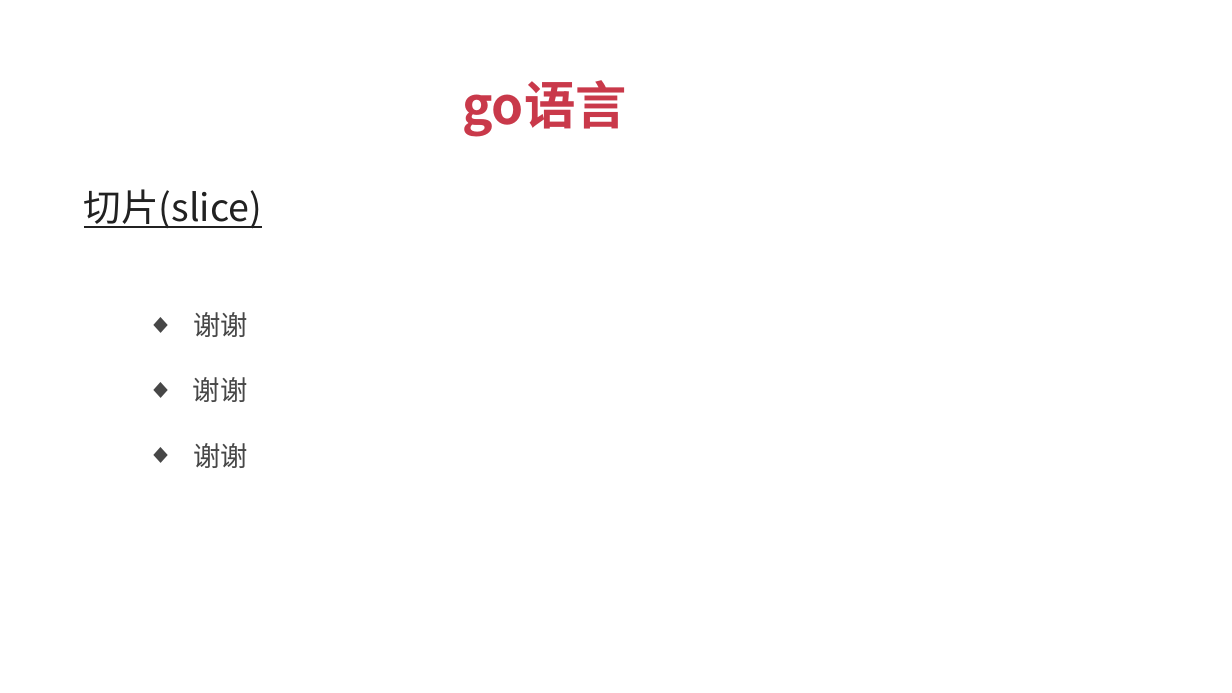
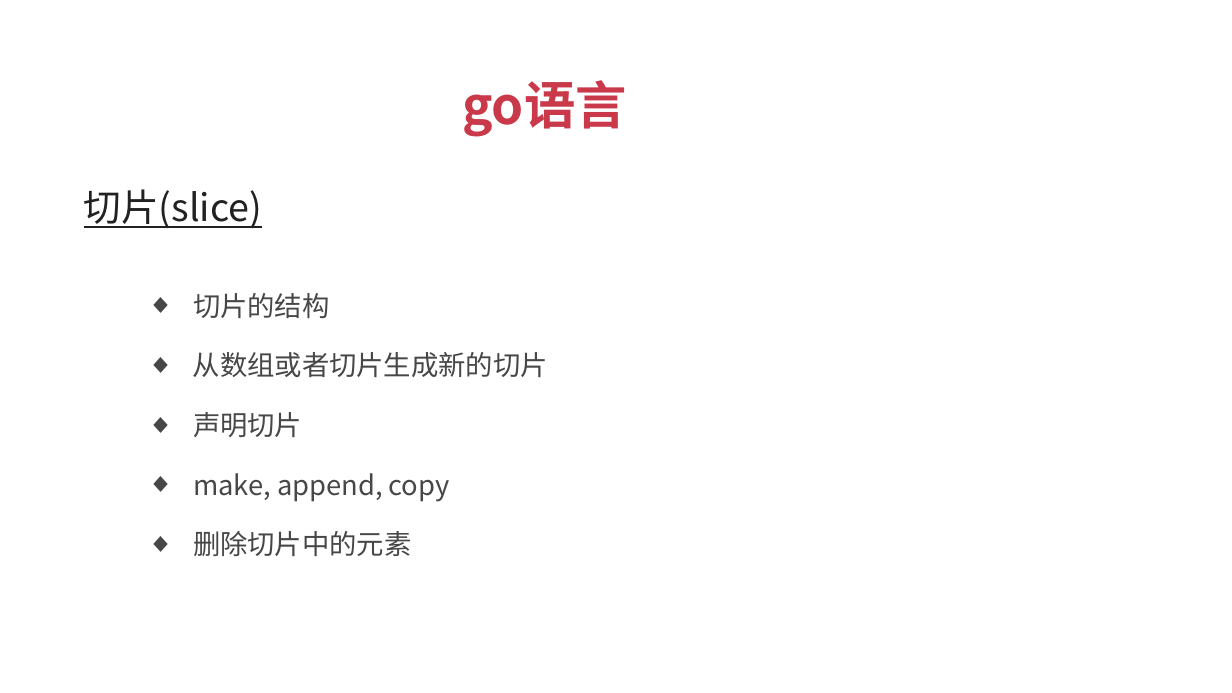
Before and after one commit to xuqiang76/golang, a slide deck: slide 24 of tuling/go语言_傻大猫.pptx. Drawn at 1232x693 pixels with LibreOffice and Linux fonts; fonts in the diff are those of the drawing. Boxes give left, top, right and bottom in pixels: in the first picture for what was removed or moved away, otherwise in the second. Text is boxed around its words. In the diff, an @@ line names an element or a change of style, - is before the commit and + after.

```diff
--- a/tuling/go语言_傻大猫.pptx
+++ b/tuling/go语言_傻大猫.pptx
@@ text at [193, 293, 329, 318]: text changed @@
-  ◆ 谢谢
+  ◆ 切片的结构
@@ text at [193, 352, 548, 377]: text changed @@
-  ◆ 谢谢
+  ◆ 从数组或者切片生成新的切片
@@ text at [193, 412, 302, 437]: text changed @@
-  ◆ 谢谢
+  ◆ 声明切片
@@ text added at [193, 473, 450, 502], 16 pt, text #474747 @@
+  ◆ make, append, copy
@@ text added at [193, 531, 411, 556], 16 pt, text #474747 @@
+  ◆ 删除切片中的元素
```
Also in this commit, not shown: 3 other files.
